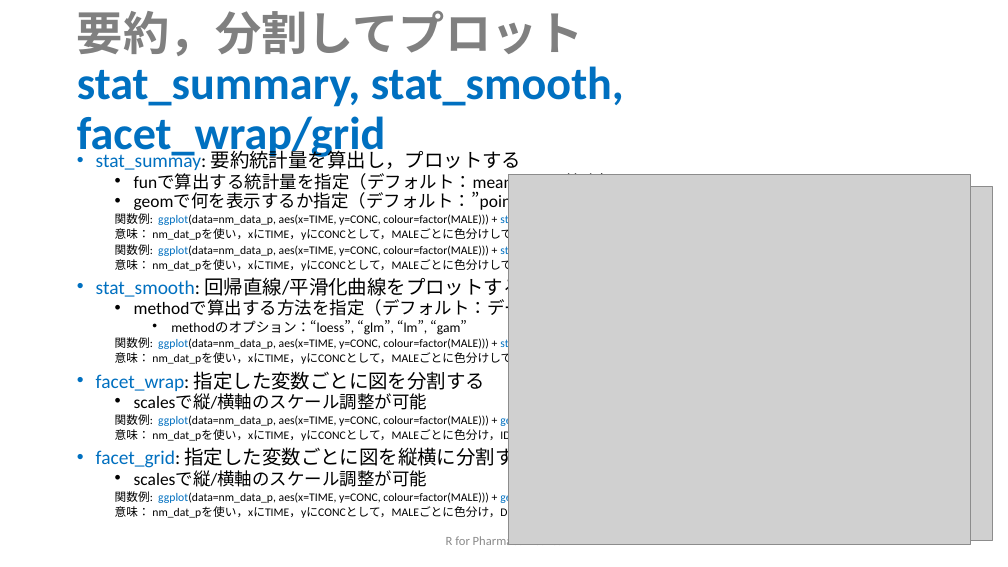
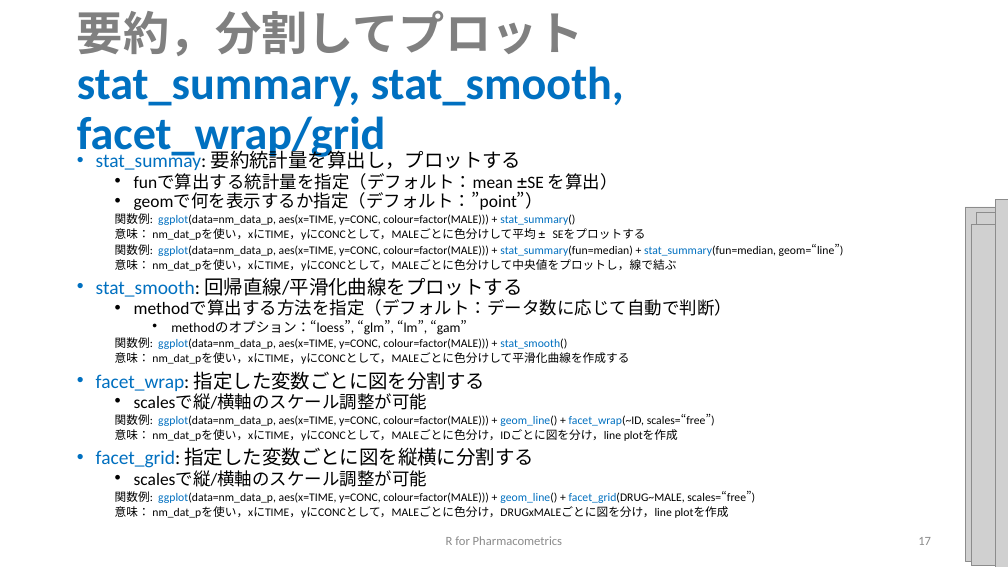
Before and after one commit to MasatoFukae/R-for-PMx, a slide deck: slide 17 of 1st_review_slide/1_data_handling_201009.pptx. Drawn at 1008x567 pixels with LibreOffice and Linux fonts; fonts in the diff are those of the drawing; grey boxes stand for pictures. Boxes give left, top, right and bottom in pixels: in the first picture for what was removed or moved away, otherwise in the second. Text is boxed around its words. In the diff, an @@ line names an element or a change of style, - is before the commit and + after.

```diff
--- a/1st_review_slide/1_data_handling_201009.pptx
+++ b/1st_review_slide/1_data_handling_201009.pptx
@@ picture: place and size @@
-picture at bbox=[550, 186, 993, 541]
+picture at bbox=[966, 207, 1008, 562]
@@ picture: place and size @@
-picture at bbox=[508, 175, 971, 544]
+picture at bbox=[996, 199, 1008, 567]
@@ picture added at bbox=[972, 225, 1008, 566] @@
@@ picture: place and size @@
-picture at bbox=[544, 193, 971, 534]
+picture at bbox=[977, 212, 1008, 554]
```
Also in this commit, not shown: 4 other slides changed, 12 other files.
